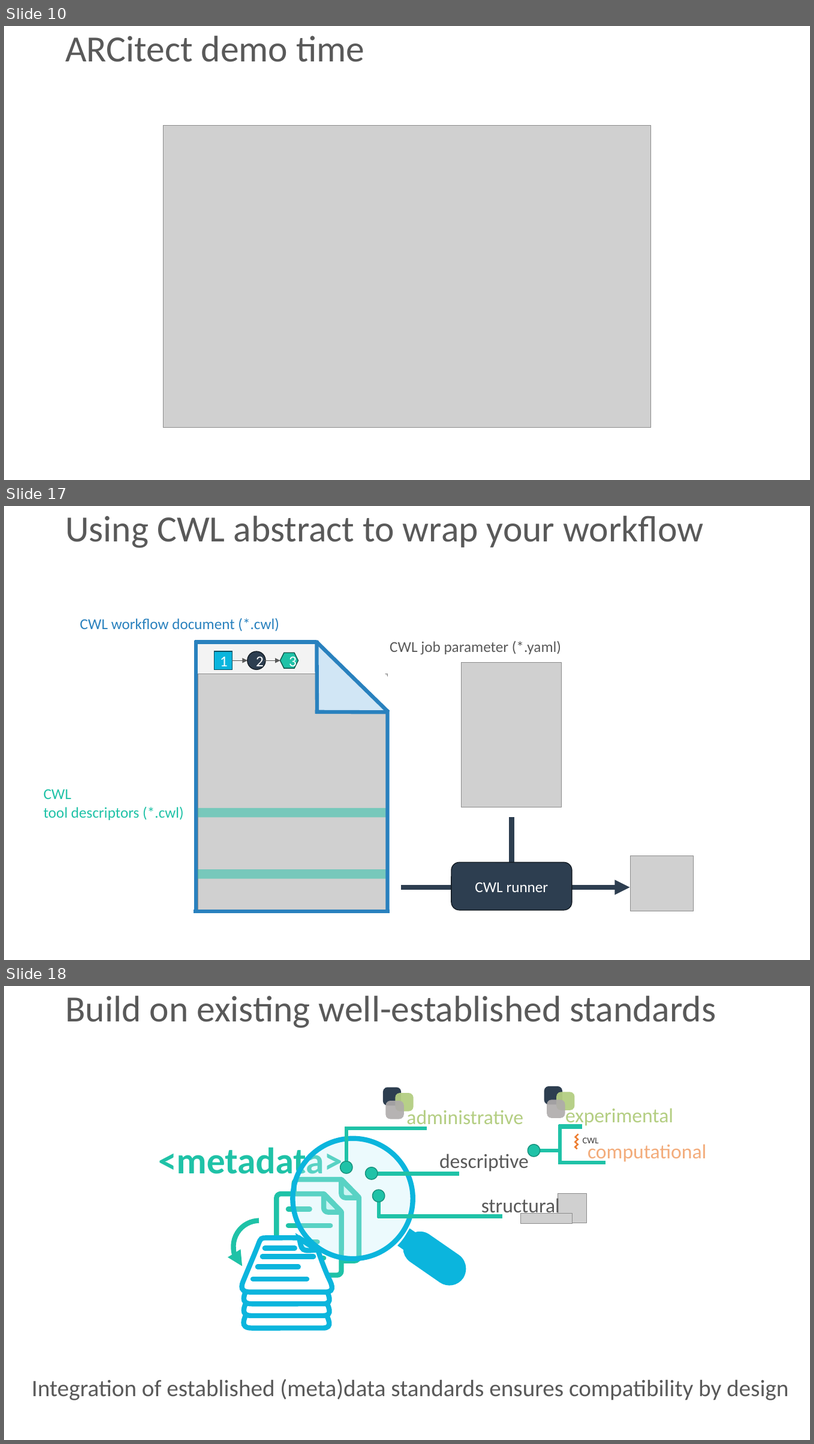
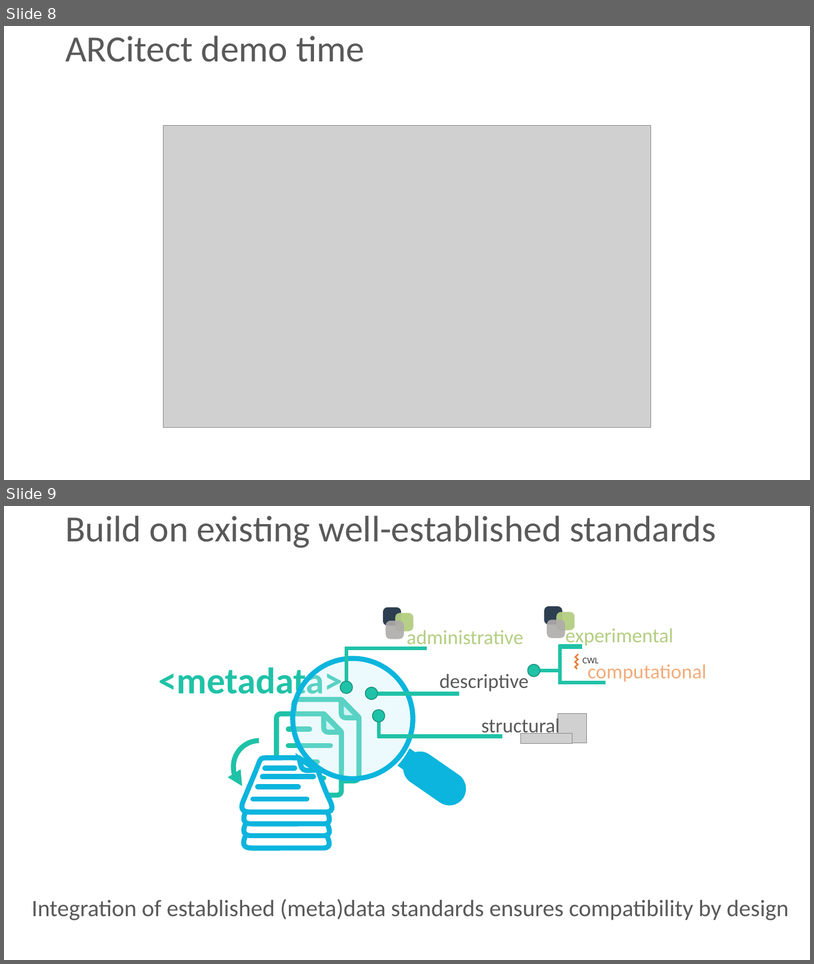
Before and after one commit to nfdi4plants/nfdi4plants.knowledgebase, a slide deck: src/assets/images/start-here/DataPLANT - workshop active.pptx. Shown one above the other, each under a label of ours: slides 10, 17 and 18 before the commit, slides 8 and 9 after it; the slides between them are not shown. The pictures are 814x1444 and 814x964 pixels, drawn with LibreOffice and Linux fonts; fonts in the diff are those of the drawing; grey boxes stand for pictures. Boxes give left, top, right and bottom in pixels: in the first picture for what was removed or moved away, otherwise in the second. Text is boxed around its words. In the diff, an @@ line names an element or a change of style, - is before the commit and + after.

```diff
--- a/src/assets/images/start-here/DataPLANT - workshop active.pptx
+++ b/src/assets/images/start-here/DataPLANT - workshop active.pptx
@@ slide 17 removed at (4, 506, 810, 960), background #FFFFFF @@
@@ title removed at (65, 516, 704, 548) @@
-Using CWL abstract to wrap your workflow
@@ text removed at (80, 618, 279, 631) @@
-CWL workflow document (*.cwl)
@@ rectangle removed at (319, 624, 408, 715) @@
@@ line removed from (317, 642) to (195, 642) @@
@@ line removed from (197, 640) to (197, 911) @@
@@ rectangle removed at (198, 642, 349, 673) @@
@@ line removed from (316, 641) to (389, 712) @@
@@ line removed from (317, 640) to (317, 712) @@
@@ right triangle removed at (319, 641, 387, 711) @@
@@ text removed at (390, 641, 561, 655) @@
-CWL job parameter (*.yaml)
@@ rectangle removed at (215, 651, 233, 669) @@
-1
@@ arrow removed from (232, 660) to (248, 660) @@
@@ ellipse removed at (248, 651, 266, 669) @@
-2
@@ arrow removed from (265, 660) to (281, 660) @@
@@ hexagon removed at (281, 652, 299, 668) @@
-3
@@ picture removed at (462, 663, 563, 807) @@
@@ picture removed at (198, 673, 388, 911) @@
@@ line removed from (315, 712) to (388, 712) @@
@@ line removed from (387, 911) to (387, 711) @@
@@ text removed at (44, 789, 184, 820) @@
-CWL
-tool descriptors (*.cwl)
@@ rectangle removed at (198, 808, 388, 817) @@
@@ line removed from (512, 817) to (512, 885) @@
@@ rounded rectangle removed at (452, 862, 572, 910) @@
-CWL runner
@@ picture removed at (632, 856, 694, 912) @@
@@ rectangle removed at (198, 869, 388, 878) @@
@@ arrow removed from (401, 887) to (630, 887) @@
@@ line removed from (194, 911) to (390, 911) @@
@@ what was slide 10 is now slide 8 @@
@@ what was slide 18 is now slide 9 @@
```
Also in this commit, not shown: 8 other slides removed, 7 other files.
